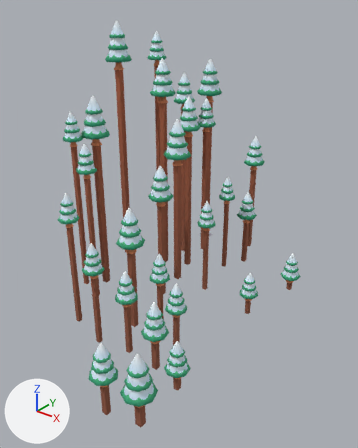
An edit to the glTF model public/assets/toycar/set-flurry-forest-b.glb, drawn before and after from the same camera.
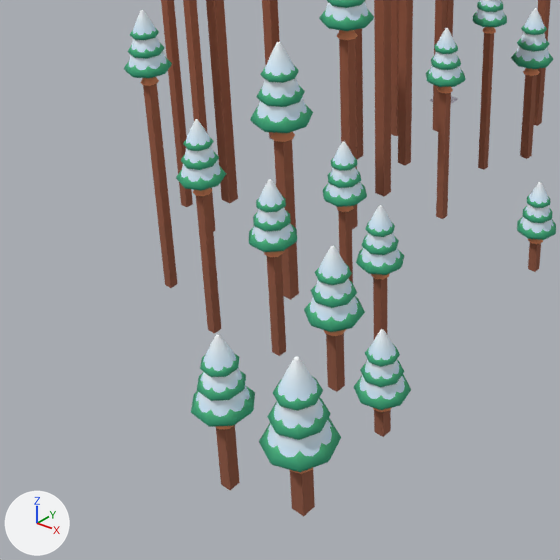
Old and new are each drawn whole from a 50 mm camera at (22.9, -28.5, 25.0) aimed at (0.1, 0.0, 7.3) and again close up on the part from 0% to 73% of the width and 42% to 100% of the height. The lights are fixed; the arrows at lower left show +X, +Y and +Z. The last two pictures show the newer version. Where no turn or scale is listed for an object, it has been applied to the vertices. Vertices at exactly the same position are counted once.

In view in the first close-up: 'pines' and 1 more.
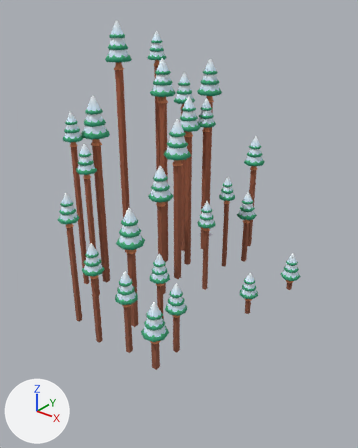
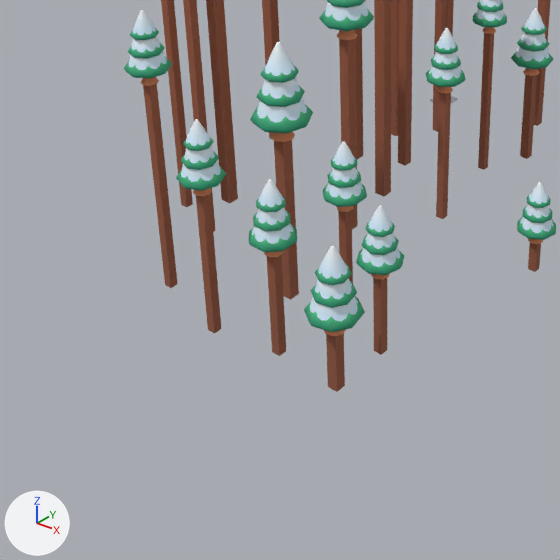
Pixel boxes (x1, y1, x2, y2) of what changed, in the close-ups (560 x 560 px):
'pines', reshaped
    before: (124, 0, 556, 516)
    after: (124, 0, 556, 392)
part 1 of me_pines, deleted
    before: (191, 329, 411, 516)

The edits, one by one:
me_pines is used by ob_pines; location (-5.5, 11.7, 14.61).
me_pines had 7043 vertices, 11256 faces and spanned x -6.0..13.0, y -25.2..2.7, z -15.4..7.5.
me_pines now has 6368 vertices, 10050 faces and spans x -6.0..12.9, y -20.5..2.7, z -15.4..7.5.
me_pines part 1: 18 loose pieces with 675 vertices, spanning x 8.6..13.0, y -25.2..-18.8, z -15.3..-9.5, are deleted.
